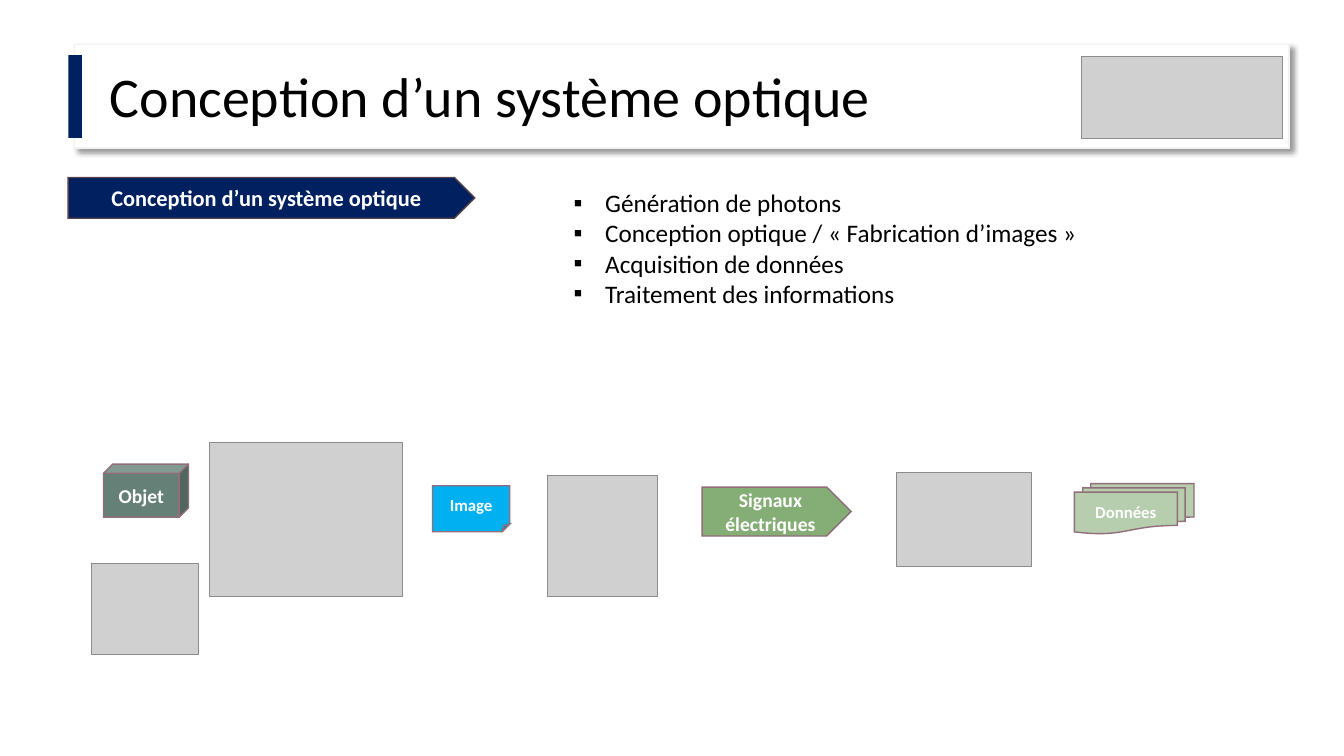
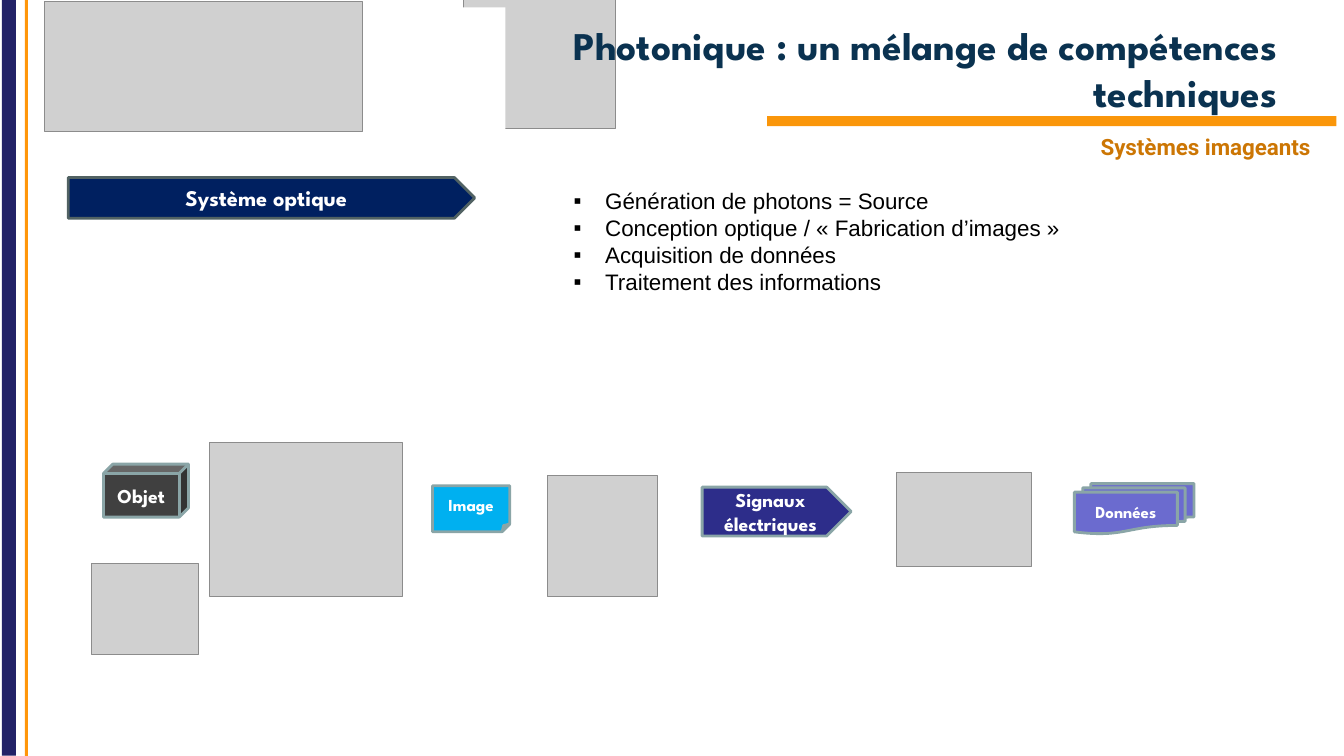
Before and after one commit to IOGS-Digital-Methods/semester-5, a slide deck: slide 3 of OptoElectronique/Cours/S5_Optoelectronique_2026_lite.pptx. Drawn at 1344x756 pixels with LibreOffice and Linux fonts; fonts in the diff are those of the drawing; grey boxes stand for pictures; background and template pictures are left out. Boxes give left, top, right and bottom in pixels: in the first picture for what was removed or moved away, otherwise in the second. Text is boxed around its words. In the diff, an @@ line names an element or a change of style, - is before the commit and + after.

```diff
--- a/OptoElectronique/Cours/S5_Optoelectronique_2026_lite.pptx
+++ b/OptoElectronique/Cours/S5_Optoelectronique_2026_lite.pptx
@@ line added from (9, 756) to (9, 0), #222267 10 pt @@
@@ line added from (26, 756) to (26, 0), #FF960A 2.25 pt @@
@@ rectangle added at (37,7,506,147), fill #FFFFFF @@
@@ picture added at (45,2,363,132) @@
@@ picture added at (464,0,616,129) @@
@@ title added at (574,20,1277,119), 28 pt, text #0A3250, bold @@
+Photonique : un mélange de compétences techniques
@@ rectangle removed at (69,55,83,138) @@
@@ rectangle removed at (75,44,1290,148) @@
@@ picture removed at (1082,56,1284,139) @@
@@ text removed at (110,77,869,126) @@
-Conception d’un système optique
@@ rectangle added at (767,116,1337,126), fill #FA960A @@
@@ text added at (1101,138,1311,160), 16 pt, text #CC7604, bold @@
+Systèmes imageants
@@ pentagon arrow "Système optique" at (69,177,475,218): outline #574249 1 pt to #526263 2 pt @@
@@ text in pentagon arrow at (185,191,347,211): text changed; font Calibri to League Spartan @@
-Conception d’un système optique
+Système optique
@@ text at (605,192,929,214): text changed; size 18 to 16 pt; font Calibri to Arial @@
-▪ Génération de photons
+▪ Génération de photons = Source
@@ text at (605,219,1040,291): size 18 to 16 pt, font Calibri to Arial in "Conception optique / « Fabrication d’images »", "Acquisition de données", "Traitement des informations" @@
@@ cube "Objet" at (104,464,189,517): font Calibri to League Spartan; fill #658077 to #404040; outline #926F7C 1 pt to #8AA6A8 2 pt @@
@@ folded corner "Image" at (433,486,510,532): font Calibri to League Spartan; outline #926F7C 1 pt to #8AA6A8 2 pt @@
@@ pentagon arrow "Signaux électriques" at (703,487,852,536): font Calibri to League Spartan; fill #85AD76 to #2D2D8A; outline #926F7C 1 pt to #8AA6A8 2 pt @@
@@ flow chart multidocument "Données" at (1075,484,1195,534): font Calibri to League Spartan; fill #B6CEAD to #6B6BCF; outline #926F7C 1 pt to #8AA6A8 2 pt @@
```
Also in this commit, not shown: 8 other slides changed, 3 slides added, 3 slides removed, 1 other file.
